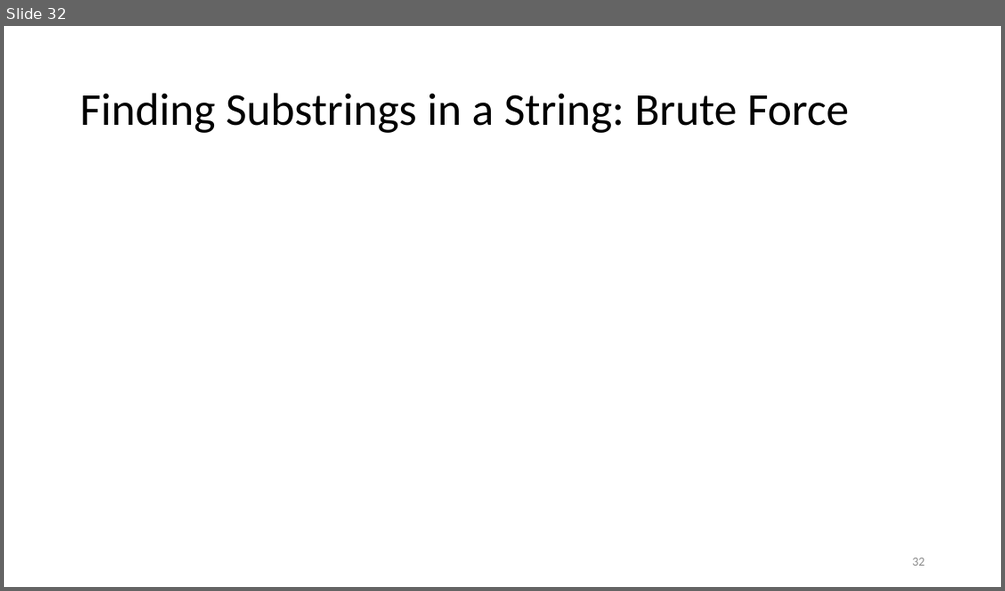
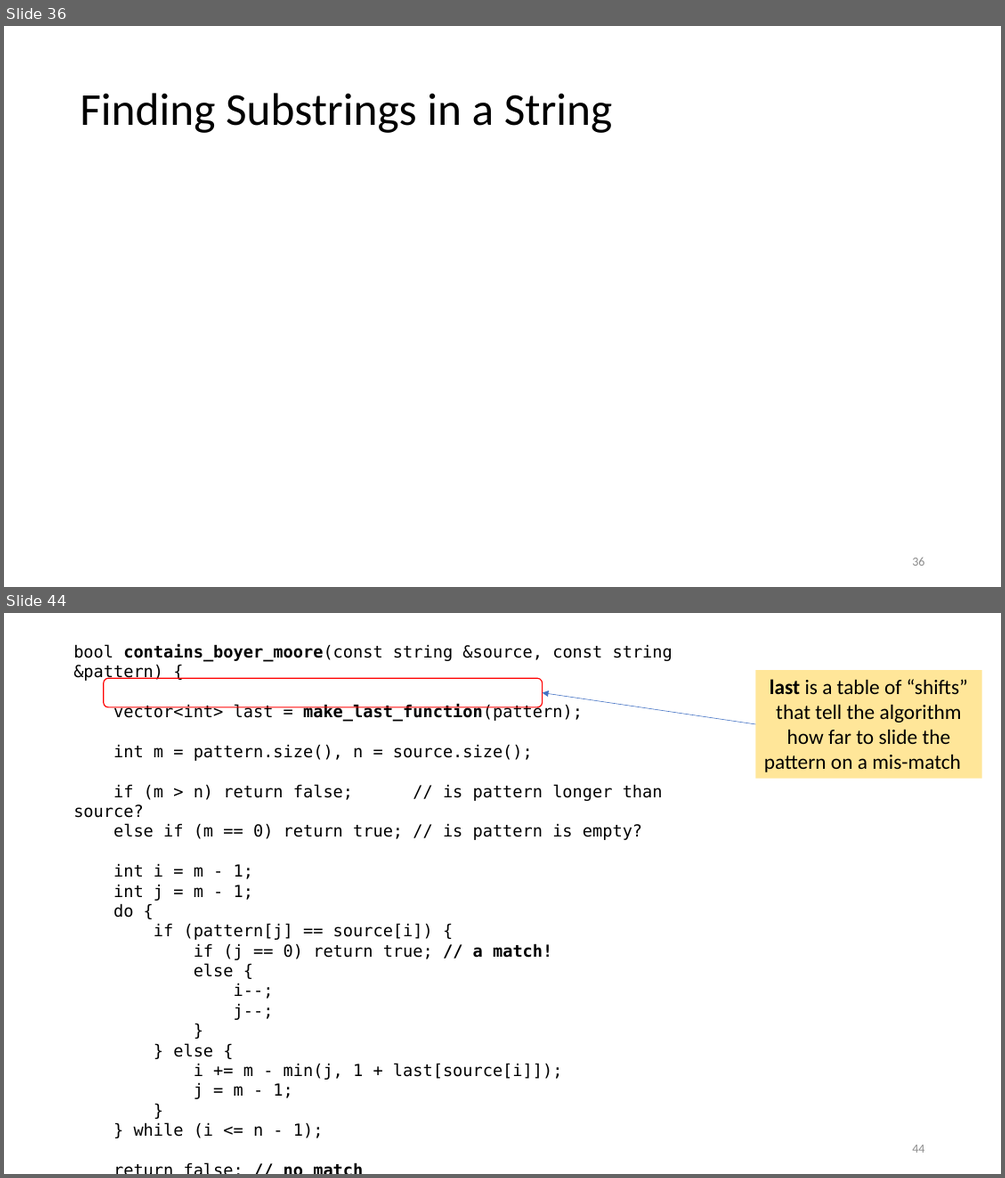
Before and after one commit to tjd1234/cmpt225summer2023, a slide deck: lecture_notes/week12/week12_strings.pptx. Shown one above the other, each under a label of ours: slide 32 before the commit, slides 36 and 44 after it; the slides between them are not shown. The pictures are 1005x591 and 1005x1178 pixels, drawn with LibreOffice and Linux fonts; fonts in the diff are those of the drawing; grey boxes stand for pictures. Boxes give left, top, right and bottom in pixels: in the first picture for what was removed or moved away, otherwise in the second. Text is boxed around its words. In the diff, an @@ line names an element or a change of style, - is before the commit and + after.

```diff
--- a/lecture_notes/week12/week12_strings.pptx
+++ b/lecture_notes/week12/week12_strings.pptx
@@ slide 44 added at box(4, 613, 1001, 1174), background #FFFFFF @@
@@ text added at box(73, 644, 672, 1138), 16 pt, text #000000 @@
+bool contains_boyer_moore(const string &source, const string &pattern) {
+vector<int> last = make_last_function(pattern);
+int m = pattern.size(), n = source.size();
+if (m > n) return false; // is pattern longer than source?
+else if (m == 0) return true; // is pattern is empty?
+int i = m - 1;
+int j = m - 1;
+do {
+if (pattern[j] == source[i]) {
+if (j == 0) return true; // a match!
+else {
+i--;
+j--;
+}
+} else {
+i += m - min(j, 1 + last[source[i]]);
+j = m - 1;
+}
+} while (i <= n - 1);
+return false; // no match
+}
@@ rounded rectangle added at box(104, 678, 542, 707), outline #FF0000 1 pt @@
@@ rectangle added at box(755, 670, 981, 779), fill #FFE699, 20 pt, text #000000 @@
+last is a table of “shifts” that tell the algorithm how far to slide the pattern on a mis-match
@@ arrow added from (755, 724) to (542, 693), #4472C4 0.5 pt @@
@@ page number added at box(912, 1144, 924, 1152), 12 pt, text #8C8C8C @@
+44
@@ what was slide 32 is now slide 36 @@
@@ slide 36 changed as well @@
@@ title at box(80, 93, 612, 133): text changed @@
-Finding Substrings in a String: Brute Force
+Finding Substrings in a String
@@ page number at box(912, 557, 924, 565): text changed @@
-32
+36
```
Also in this commit, not shown: 1 other slide changed, 19 other slides added.
